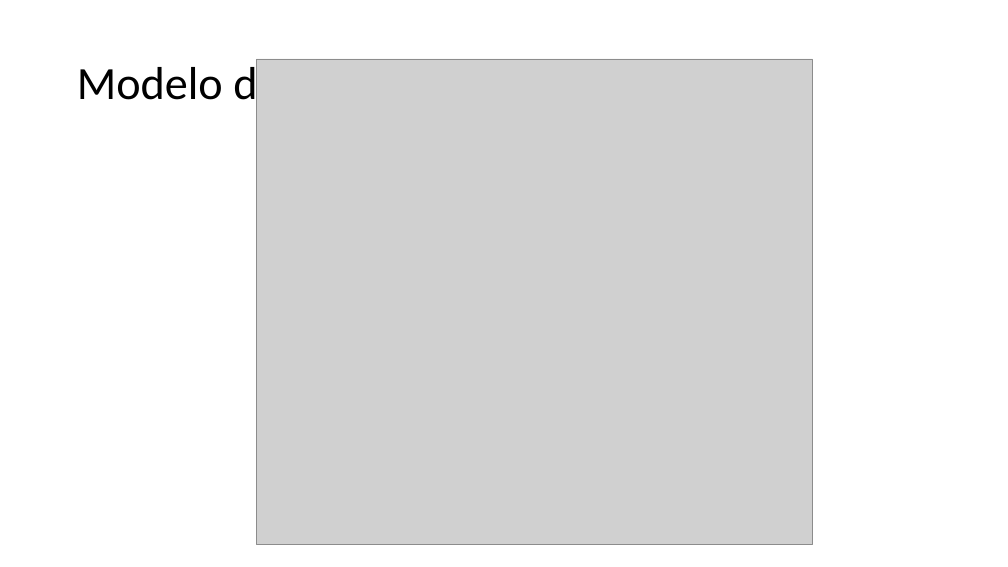
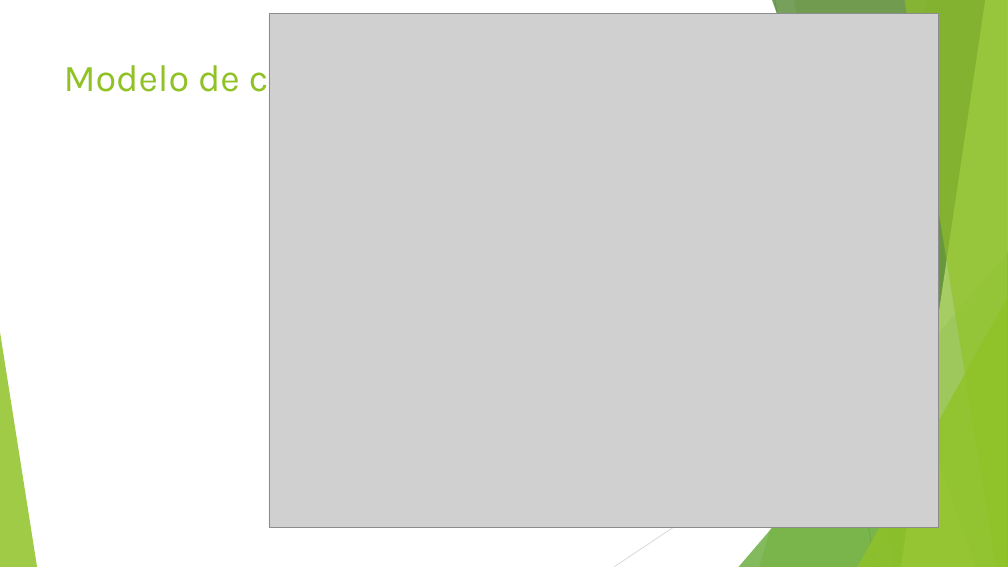
Before and after one commit to iliade88/Carmander, a slide deck: slide 9 of Presentacion.pptx (slide 5 before the commit). Drawn at 1008x567 pixels with LibreOffice and Linux fonts; fonts in the diff are those of the drawing; grey boxes stand for pictures. Boxes give left, top, right and bottom in pixels: in the first picture for what was removed or moved away, otherwise in the second. Text is boxed around its words. In the diff, an @@ line names an element or a change of style, - is before the commit and + after.

```diff
--- a/Presentacion.pptx
+++ b/Presentacion.pptx
@@ picture: place and size @@
-picture at (256,59,812,544)
+picture at (269,13,939,527)
@@ title "Modelo de capas": place and size @@
-title "Modelo de capas" at (77,56,397,112)
+title "Modelo de capas" at (64,57,352,101)
@@ title "Modelo de capas" at (64,57,352,101): size 44 to 36 pt, font Calibri to Karla, text colour #000000 to #90C226; line spacing 0.9 to 1; vertical alignment middle to top @@
@@ group added at (0,0,1008,567): 5 freeform shapes, 3 triangles, 2 lines @@
```
Also in this commit, not shown: 17 other slides changed, 2 slides added, 2 slides removed.
